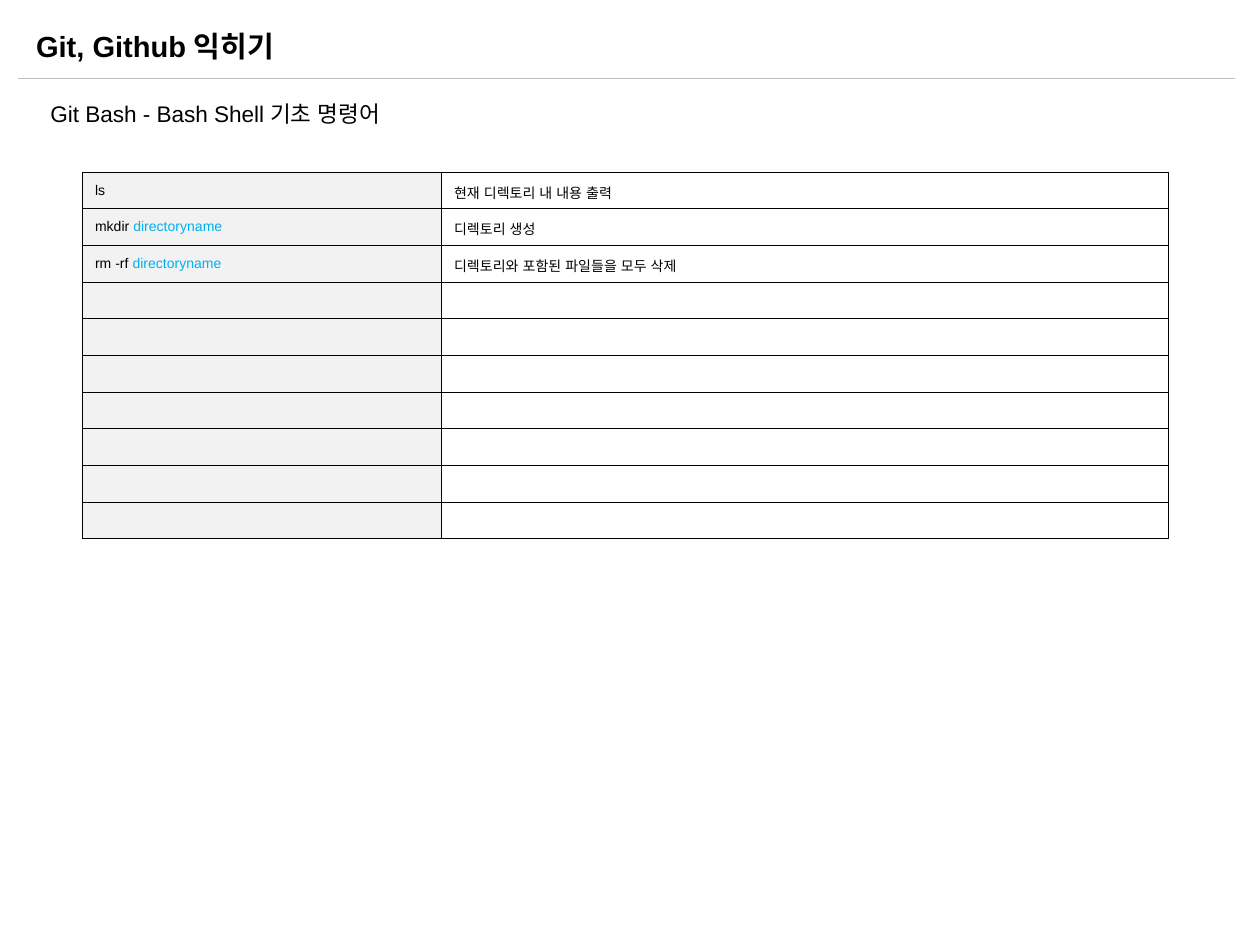
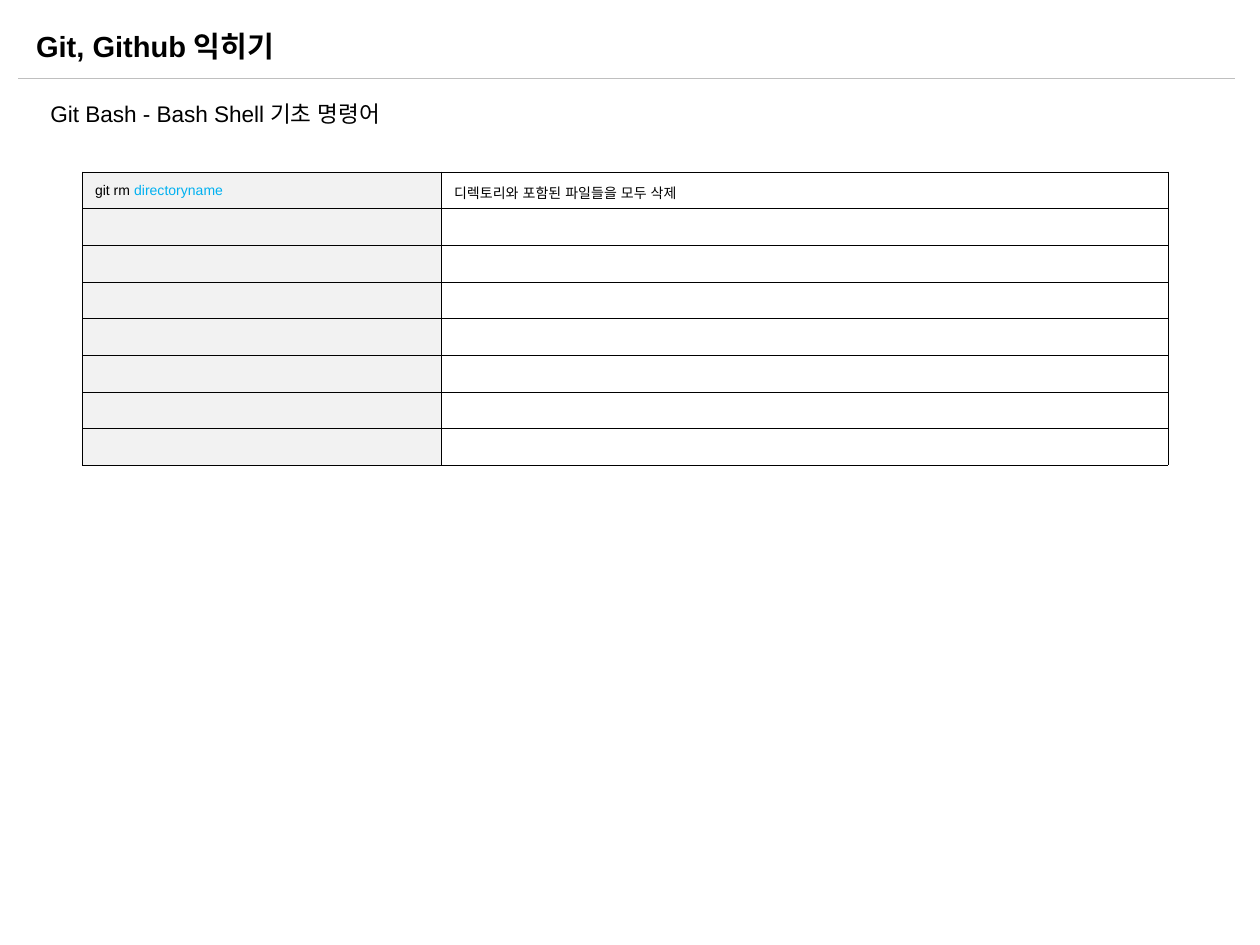
Before and after one commit to sabin21/NodeJS_Workflow_Study, a slide deck: slide 20 of CH00_Git_Github.pptx (slide 19 before the commit). Drawn at 1260x945 pixels with LibreOffice and Linux fonts; fonts in the diff are those of the drawing. Boxes give left, top, right and bottom in pixels: in the first picture for what was removed or moved away, otherwise in the second. Text is boxed around its words. In the diff, an @@ line names an element or a change of style, - is before the commit and + after.

Commit message:
재 수정된 파일들

```diff
--- a/CH00_Git_Github.pptx
+++ b/CH00_Git_Github.pptx
@@ table at box(82, 171, 1168, 465) @@
-row 1: ls | 현재 디렉토리 내 내용 출력
-row 2: mkdir directoryname | 디렉토리 생성
-row 3: rm -rf directoryname | 디렉토리와 포함된 파일들을 모두 삭제
+row 1: git rm directoryname | 디렉토리와 포함된 파일들을 모두 삭제
```
Also in this commit, not shown: 11 other slides changed, 2 slides added, 1 slide removed, 1 other file.
